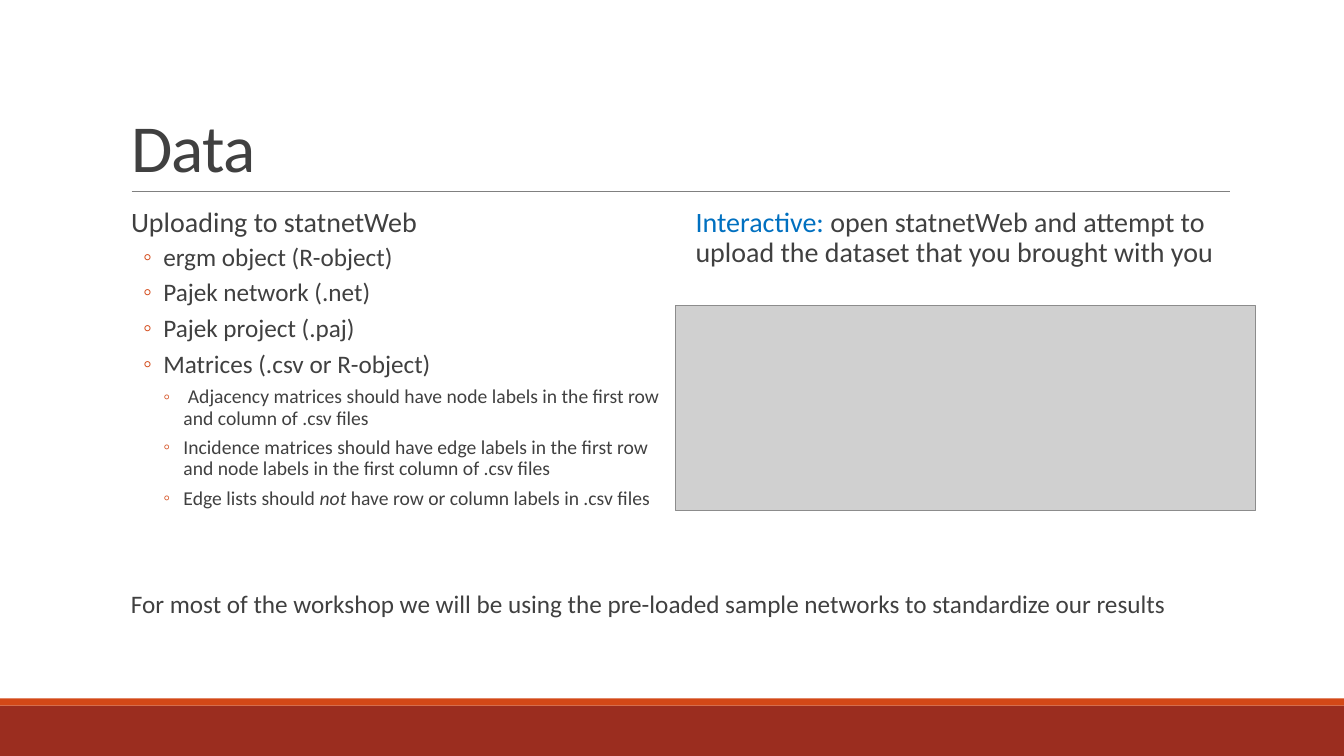
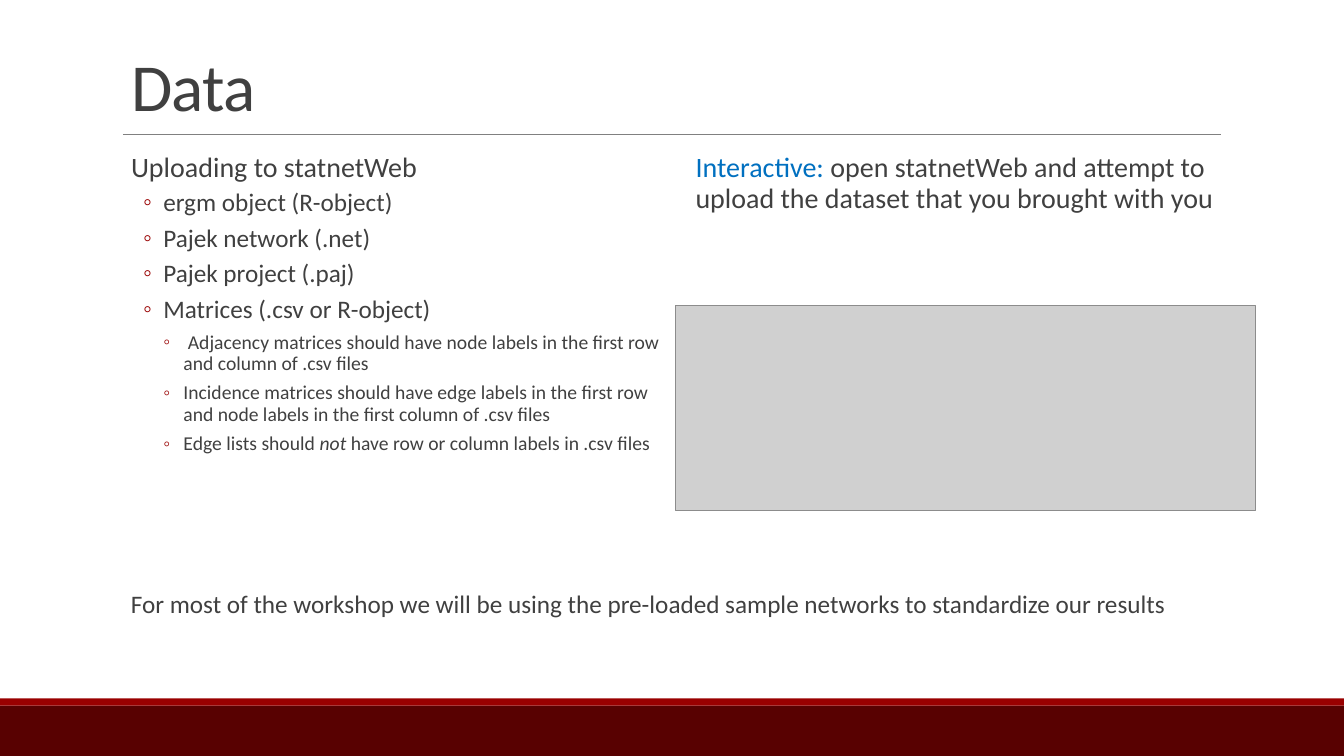
Before and after one commit to ebey/sunbelt2015, a slide deck: slide 7 of statnetWeb_slides.pptx. Drawn at 1344x756 pixels with LibreOffice and Linux fonts; fonts in the diff are those of the drawing; grey boxes stand for pictures. Boxes give left, top, right and bottom in pixels: in the first picture for what was removed or moved away, otherwise in the second. Text is boxed around its words. In the diff, an @@ line names an element or a change of style, - is before the commit and + after.

```diff
--- a/statnetWeb_slides.pptx
+++ b/statnetWeb_slides.pptx
@@ title "Data": place and size @@
-title "Data" at box(131, 129, 256, 173)
+title "Data" at box(131, 68, 256, 112)
@@ text "Uploading to statnetWeb" at box(131, 157, 659, 454): bullet colour #D34817 to #990000 @@
@@ text "Uploading to statnetWeb": place and size @@
-text "Uploading to statnetWeb" at box(131, 212, 659, 509)
+text "Uploading to statnetWeb" at box(131, 157, 659, 454)
@@ line moved from (132, 192) - (1231, 192) to (123, 135) - (1222, 135) @@
@@ text "Interactive: open statnetWeb and attempt ...": place and size @@
-text "Interactive: open statnetWeb and attempt ..." at box(696, 212, 1213, 267)
+text "Interactive: open statnetWeb and attempt ..." at box(696, 157, 1213, 213)
@@ text "Interactive: open statnetWeb and attempt ..." at box(696, 157, 1213, 213): bullet colour #D34817 to #990000 @@
@@ rectangle at box(0, 706, 1344, 756): fill #9B2D1F to #580101 @@
@@ rectangle at box(0, 699, 1344, 706): fill #D34817 to #990000 @@
```
Also in this commit, not shown: 12 other slides changed, 3 other files.
